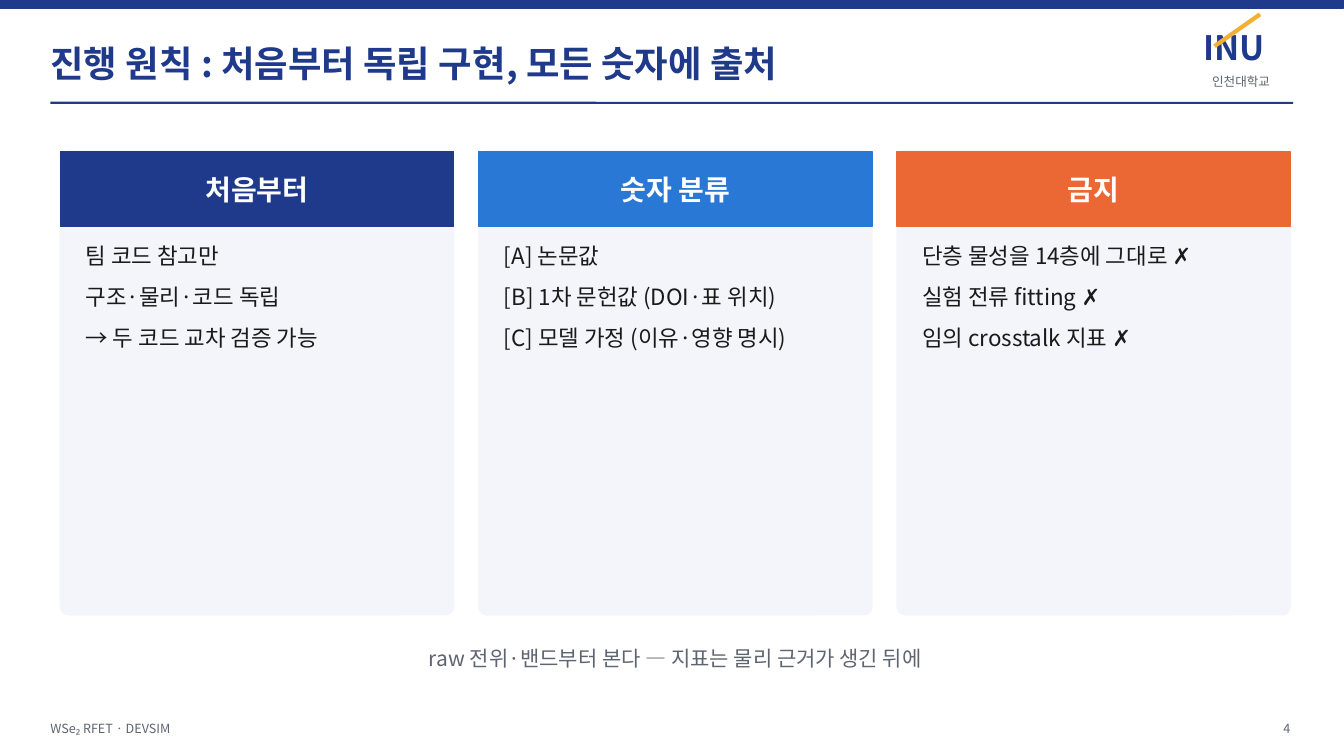
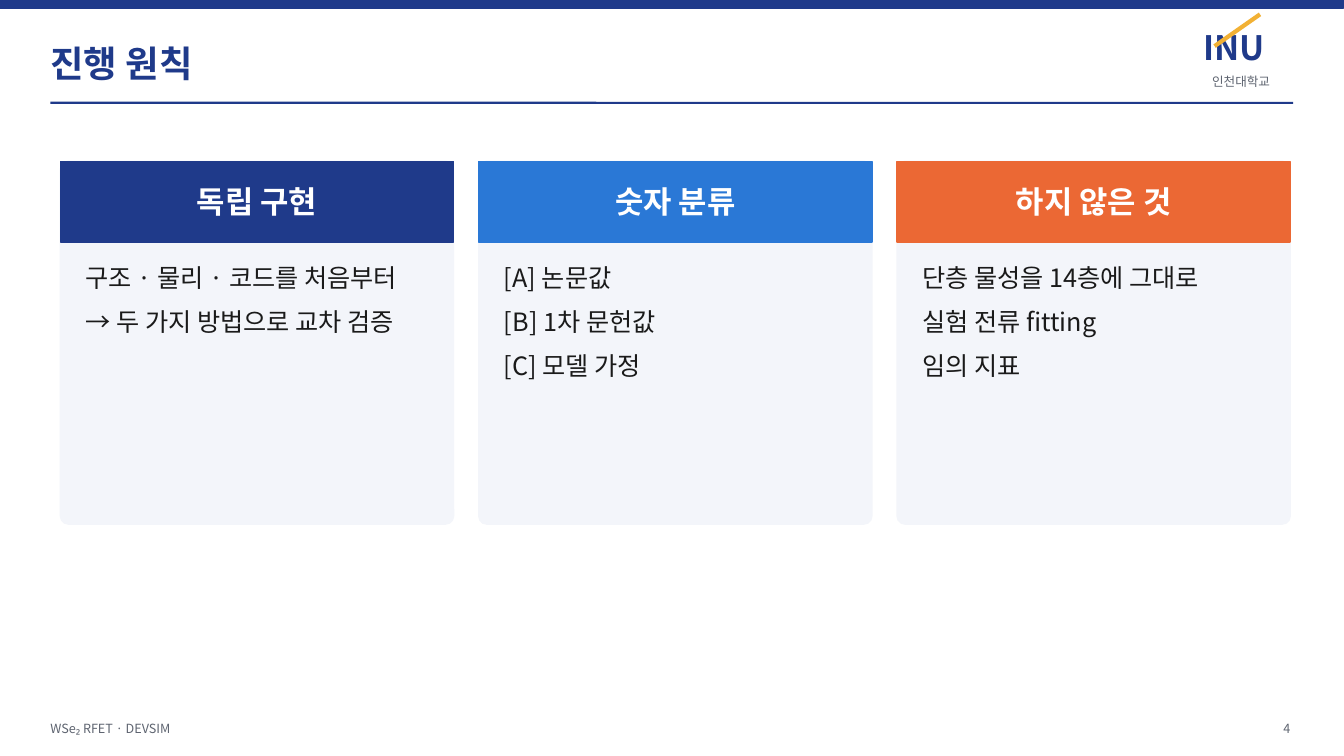
Before and after one commit to jiseonyang-9070/rfet, a slide deck: slide 4 of slides/RFET_progress_INU.pptx. Drawn at 1344x756 pixels with LibreOffice and Linux fonts; fonts in the diff are those of the drawing. Boxes give left, top, right and bottom in pixels: in the first picture for what was removed or moved away, otherwise in the second. Text is boxed around its words. In the diff, an @@ line names an element or a change of style, - is before the commit and + after.

```diff
--- a/slides/RFET_progress_INU.pptx
+++ b/slides/RFET_progress_INU.pptx
@@ text at (x1=50, y1=46, x2=193, y2=81): text changed @@
-진행 원칙 : 처음부터 독립 구현, 모든 숫자에 출처
+진행 원칙
@@ rectangle resized from (x1=60, y1=151, x2=454, y2=227) to (x1=60, y1=161, x2=454, y2=242) @@
@@ rounded rectangle resized from (x1=60, y1=151, x2=454, y2=615) to (x1=60, y1=161, x2=454, y2=524) @@
@@ text "숫자 분류" moved from (x1=621, y1=176, x2=730, y2=203) to (x1=615, y1=187, x2=736, y2=216) @@
@@ text "숫자 분류" at (x1=615, y1=187, x2=736, y2=216): size 20 to 22 pt @@
@@ rectangle resized from (x1=479, y1=151, x2=872, y2=227) to (x1=479, y1=161, x2=872, y2=242) @@
@@ rounded rectangle resized from (x1=479, y1=151, x2=872, y2=615) to (x1=479, y1=161, x2=872, y2=524) @@
@@ rectangle resized from (x1=897, y1=151, x2=1291, y2=227) to (x1=897, y1=161, x2=1291, y2=242) @@
@@ proportions changed in 3 elements at (x1=60, y1=161, x2=454, y2=524), (x1=479, y1=161, x2=872, y2=524), (x1=897, y1=161, x2=1291, y2=524) @@
@@ rounded rectangle resized from (x1=897, y1=151, x2=1291, y2=615) to (x1=897, y1=161, x2=1291, y2=524) @@
@@ text at (x1=197, y1=187, x2=317, y2=216): text changed; size 20 to 22 pt @@
-처음부터
+독립 구현
@@ text at (x1=1016, y1=187, x2=1171, y2=216): text changed; size 20 to 22 pt @@
-금지
+하지 않은 것
@@ text at (x1=86, y1=266, x2=397, y2=333): text changed; size 16 to 18 pt @@
-팀 코드 참고만
-구조·물리·코드 독립
-→ 두 코드 교차 검증 가능
+구조 · 물리 · 코드를 처음부터
+→ 두 가지 방법으로 교차 검증
@@ text at (x1=504, y1=266, x2=612, y2=292): size 16 to 18 pt in "[A] 논문값" @@
@@ text "[A] 논문값" moved from (x1=504, y1=245, x2=787, y2=351) to (x1=504, y1=266, x2=656, y2=380) @@
@@ text at (x1=922, y1=266, x2=1199, y2=377): text changed; size 16 to 18 pt @@
-단층 물성을 14층에 그대로 ✗
-실험 전류 fitting ✗
-임의 crosstalk 지표 ✗
+단층 물성을 14층에 그대로
+실험 전류 fitting
+임의 지표
@@ text at (x1=504, y1=310, x2=656, y2=380): text changed; size 16 to 18 pt @@
-[B] 1차 문헌값 (DOI·표 위치)
-[C] 모델 가정 (이유·영향 명시)
+[B] 1차 문헌값
+[C] 모델 가정
@@ text removed at (x1=429, y1=648, x2=922, y2=668) @@
-raw 전위·밴드부터 본다 — 지표는 물리 근거가 생긴 뒤에
```
Also in this commit, not shown: 15 other slides changed, 5 slides added, 2 slides removed, 23 other files.
